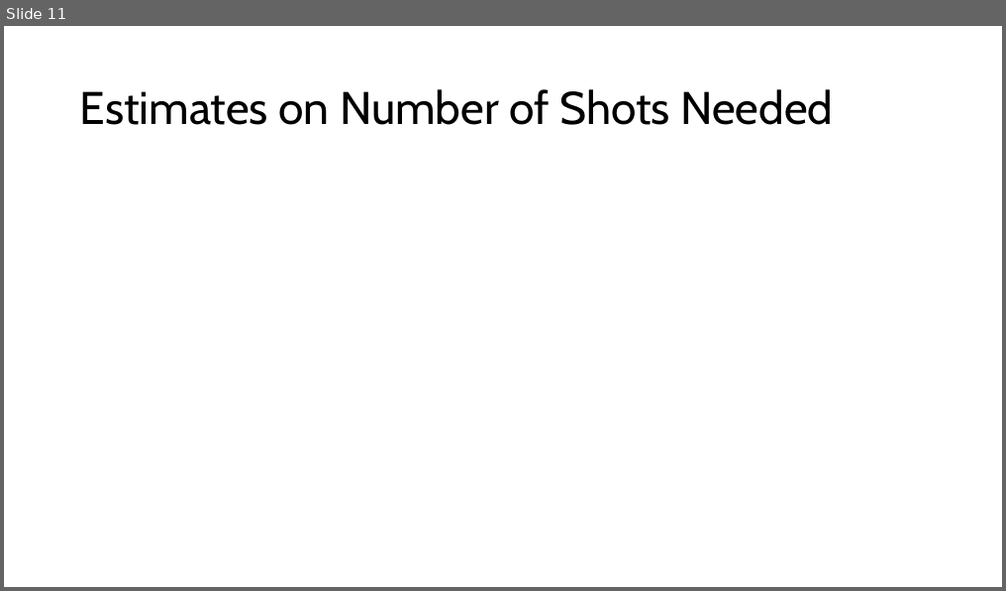
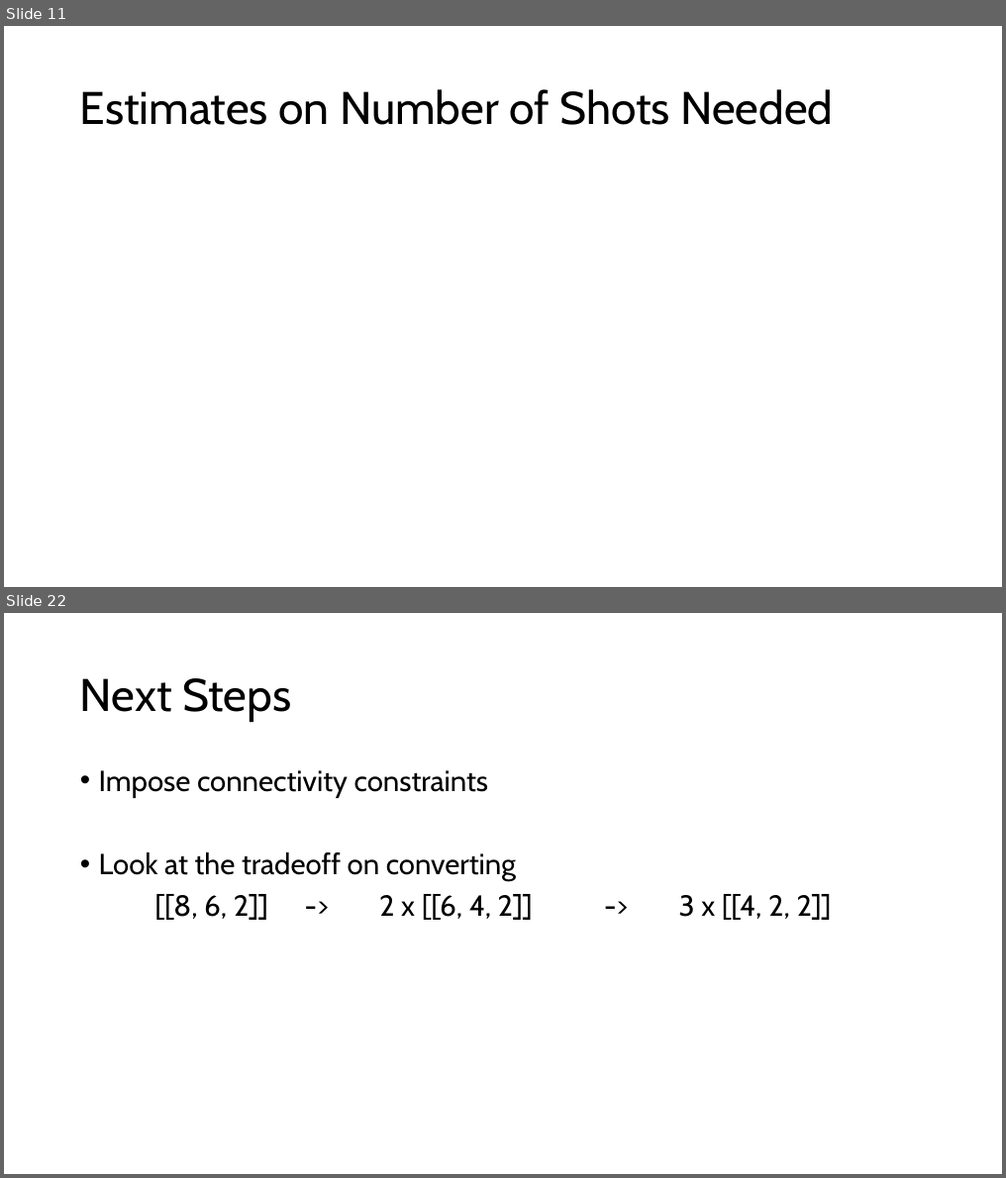
Before and after one commit to Baker-Group-UT/iceberg-compiler, a slide deck: direction.pptx. Shown one above the other, each under a label of ours: slide 11 before the commit, slides 11 and 22 after it; the slides between them are not shown. The pictures are 1006x591 and 1006x1178 pixels, drawn with LibreOffice and Linux fonts; fonts in the diff are those of the drawing; grey boxes stand for pictures. Boxes give left, top, right and bottom in pixels: in the first picture for what was removed or moved away, otherwise in the second. Text is boxed around its words. In the diff, an @@ line names an element or a change of style, - is before the commit and + after.

```diff
--- a/direction.pptx
+++ b/direction.pptx
@@ slide 22 added at (4, 613, 1002, 1174), background #FFFFFF @@
@@ title added at (80, 678, 291, 722), 44 pt, text #000000 @@
+Next Steps
@@ text added at (99, 770, 832, 920), 28 pt, text #000000 @@
+• Impose connectivity constraints
+• Look at the tradeoff on converting
+[[8, 6, 2]] -> 2 x [[6, 4, 2]] -> 3 x [[4, 2, 2]]
```
Also in this commit, not shown: 10 other slides added, 3 other files.
